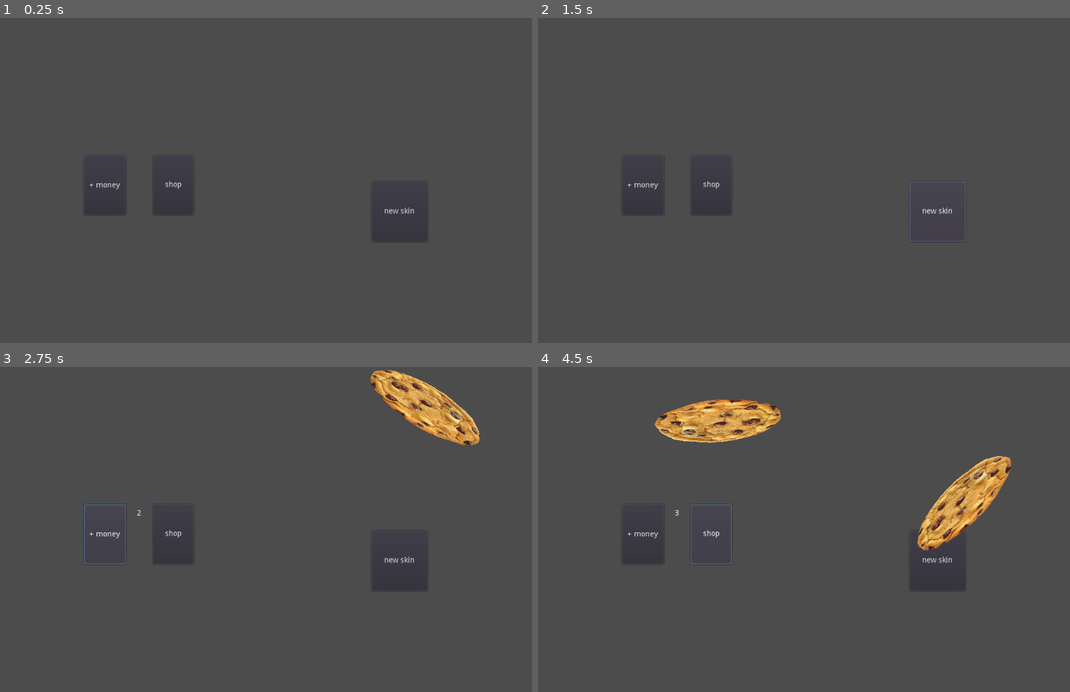
Above: before the commit, frames 1-4 (two rows, left to right).
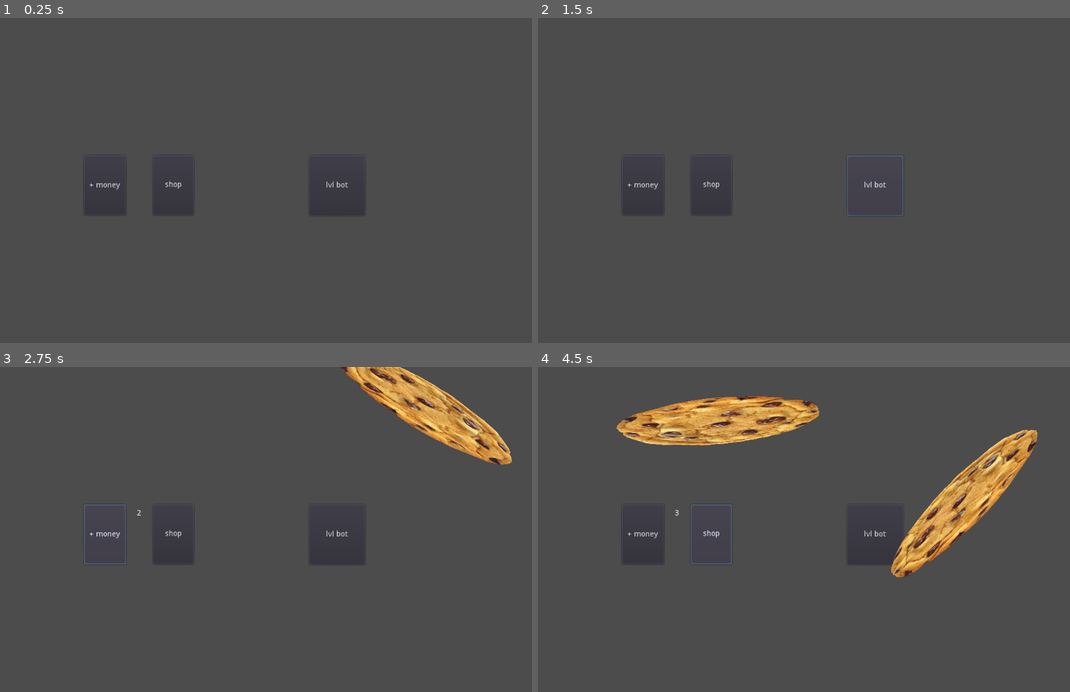
Above: after the commit, the same moments.

Repository: dan11l1324689/cookie-clicker
Game: Godot game, scene res://Control.tscn
Two runs of this game, one before a commit and one after it. Both use one fixed random seed, a clock stepped at 60 frames per second and the inputs below.
Inputs:
- Up to frame 1 (0.25 s): no input
- Up to frame 2 (1.5 s): click "new skin" (after the commit: "lvl bot") at 0.5 s; click "new skin" (after the commit: "lvl bot") at 1.25 s
- Up to frame 3 (2.75 s): click "+ money" at 2 s
- Up to frame 4 (4.5 s): click "shop" at 2.75 s; click "+ money" at 3.5 s; click "shop" at 4.25 s

The runs differ from the first frame. In frame 1, 0.1% of the frame differs, in the area x 58-80%, y 50-69%; in frame 2, 0.3%; in frame 3, 3.2%; in frame 4, 7.0%, in the area x 14-94%, y 8-69%.

Commit message:
Add files via upload

Diff:
--- a/Control.gd
+++ b/Control.gd
@@ -2,6 +2,7 @@
 var cookie_sprite = preload("res://Sprite.tscn")
 var cookies= 1
 var cookie_lvl=1
+var autoclick_lvl=0
 
 # Declare member variables here. Examples:
 # var a = 2
@@ -37,3 +38,12 @@
 	$Label.text=str(cookies)
 func lvlup_coast(lvl):
 	return pow(2,lvl)*25
+
+
+
+func _on_butter_pressed():if cookies>=lvlup_coast(autoclick_lvl):
+	cookies-=lvlup_coast(autoclick_lvl)
+	autoclick_lvl+=1
+	update_cookies()
+	$Button2.text="coast: "+str(lvlup_coast(autoclick_lvl))
+	pass # Replace with function body.
--- a/Control.tscn
+++ b/Control.tscn
@@ -64,11 +64,19 @@
 }
 
 [node name="butter" type="Button" parent="Control"]
-margin_left = 150.0
-margin_top = 294.0
-margin_right = 253.0
-margin_bottom = 405.0
-text = "new skin"
+margin_left = 34.6303
+margin_top = 246.054
+margin_right = 137.63
+margin_bottom = 357.054
+text = "lvl bot"
+__meta__ = {
+"_edit_use_anchors_": false
+}
+
+[node name="Timer" type="Timer" parent="."]
+wait_time = 0.5
 
 [connection signal="pressed" from="Button" to="." method="_on_Button_pressed"]
 [connection signal="pressed" from="Button2" to="." method="_on_Button2_pressed"]
+[connection signal="pressed" from="Control/butter" to="." method="_on_butter_pressed"]
+[connection signal="timeout" from="Timer" to="." method="_on_Button_pressed"]
--- a/Sprite.tscn
+++ b/Sprite.tscn
@@ -4,7 +4,7 @@
 [ext_resource path="res://cookie.png" type="Texture" id=2]
 
 [node name="Sprite" type="Sprite"]
-position = Vector2( 255.676, -75.799 )
-scale = Vector2( 0.743961, 0.265502 )
+position = Vector2( 504.676, 118.04 )
+scale = Vector2( 1.19619, 0.291528 )
 texture = ExtResource( 2 )
 script = ExtResource( 1 )
